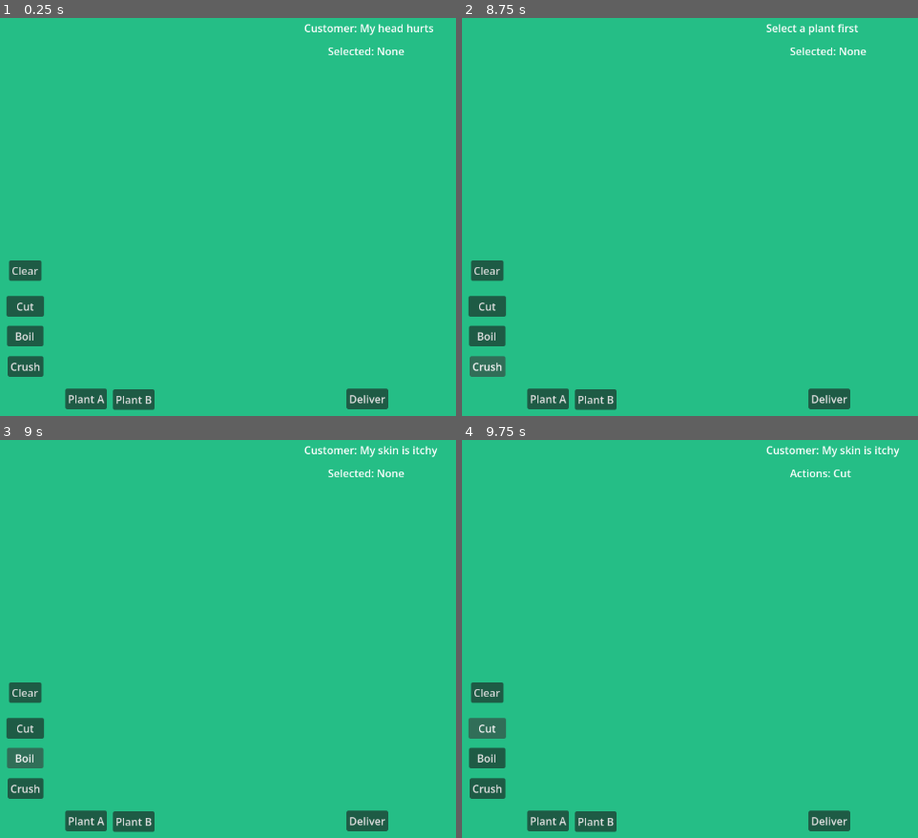
Above: before the commit, frames 1-4 (two rows, left to right).
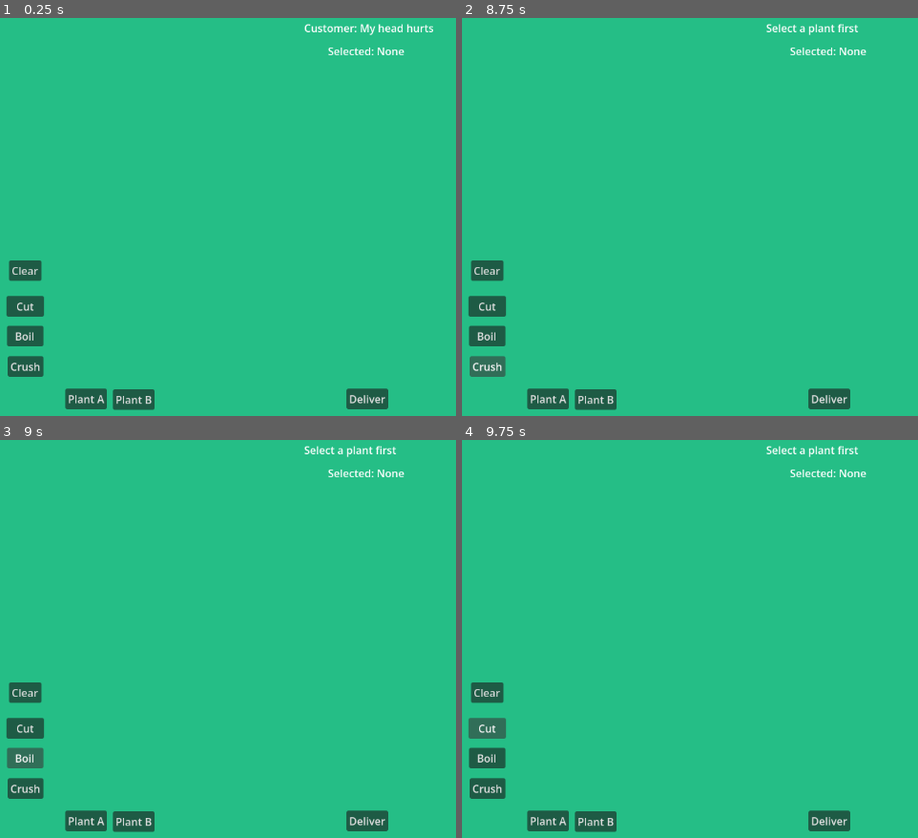
Above: after the commit, the same moments.

Repository: ErrorCodeTaken/alchemist-game
Game: Godot game, scene res://main.tscn
Same seed, same stepped clock (60 frames per second), same inputs: the game is played once before the commit and once after it.
Inputs:
- Up to frame 1 (0.25 s): no input
- Up to frame 2 (8.75 s): click "Deliver" at 0.5 s; click "Plant A" at 1.25 s; click "Plant B" at 2 s; click "Crush" at 2.75 s; click "Boil" at 3.5 s; click "Cut" at 4.25 s; click "Clear" at 5 s; click "Plant A" at 5.75 s; click "Plant B" at 6.5 s; click "Deliver" at 7.25 s; click "Crush" at 8 s
- Up to frame 3 (9 s): click "Boil" at 8.75 s
- Up to frame 4 (9.75 s): click "Cut" at 9.5 s

Frames 1-2 are identical in both runs. In frame 3, 0.4% of the frame differs, in the area x 66-97%, y 1-5%; in frame 4, 0.6%, in the area x 66-97%, y 1-10%.

Commit message:
Increase result display timer to 3s for readability
Temporary change for testing. Will adjust once proper feedback UI is implemented.

Diff:
--- a/main.gd
+++ b/main.gd
@@ -83,7 +83,7 @@
 		selected_plant = ""
 		actions.clear()
 		$SelectionLabel.text = "Actions: None"
-		await get_tree().create_timer(1.5).timeout
+		await get_tree().create_timer(3).timeout
 		show_request()
 		is_busy = false
 		return
@@ -114,7 +114,7 @@
 		actions.clear()
 		$SelectionLabel.text = "Actions: None"
 
-		await get_tree().create_timer(1.5).timeout
+		await get_tree().create_timer(3).timeout
 		show_request()
 		is_busy = false
 		return
@@ -123,7 +123,7 @@
 	selected_plant = ""
 	actions.clear()
 	$SelectionLabel.text = "Selected: None"
-	await get_tree().create_timer(1.5).timeout
+	await get_tree().create_timer(3).timeout
 	show_request()
 	is_busy = false
 
